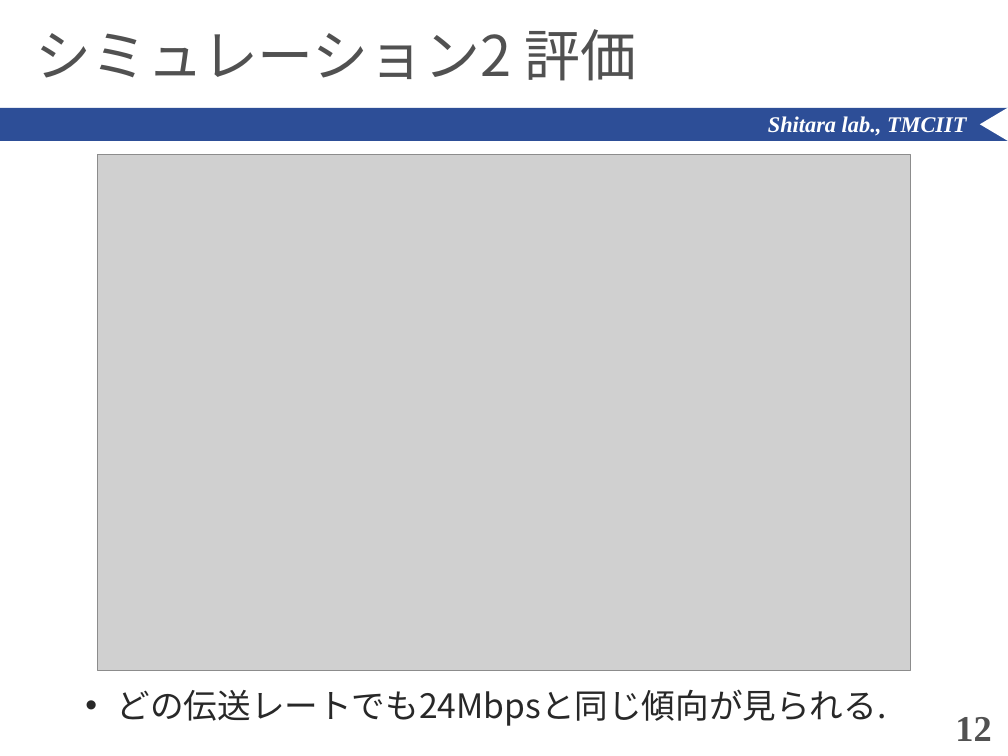
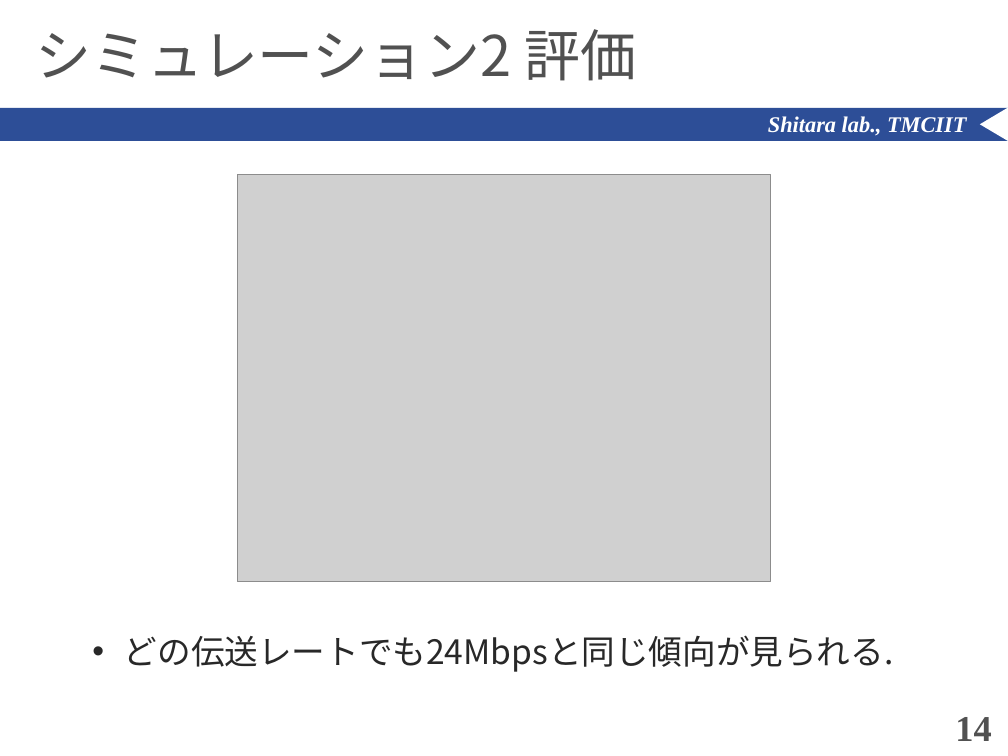
Before and after one commit to ShitaLab-TMCIT/IEEE802.11simulator, a slide deck: slide 14 of paper/pwp_tmp_shiralab.pptx (slide 12 before the commit). Drawn at 1008x756 pixels with LibreOffice and Linux fonts; fonts in the diff are those of the drawing; grey boxes stand for pictures. Boxes give left, top, right and bottom in pixels: in the first picture for what was removed or moved away, otherwise in the second. Text is boxed around its words. In the diff, an @@ line names an element or a change of style, - is before the commit and + after.

```diff
--- a/paper/pwp_tmp_shiralab.pptx
+++ b/paper/pwp_tmp_shiralab.pptx
@@ picture: place and size @@
-picture at box(98, 154, 911, 670)
+picture at box(238, 174, 771, 583)
@@ text "どの伝送レートでも24Mbpsと同じ傾向が見られる.": place and size @@
-text "どの伝送レートでも24Mbpsと同じ傾向が見られる." at box(117, 689, 887, 726)
+text "どの伝送レートでも24Mbpsと同じ傾向が見られる." at box(124, 635, 894, 672)
@@ page number at box(955, 717, 991, 741): text changed @@
-12
+14
```
Also in this commit, not shown: 9 other slides changed, 4 slides added, 1 slide removed, 15 other files.
